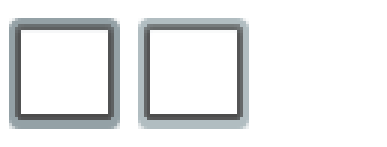
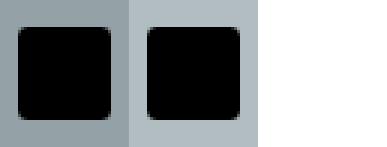
Comparing the layer stacks of the two (387, 147) images. Changes:
removed layer "Слой 3" over [138, 18, 249, 129]
removed layer "Слой 4 копия" (was 70%) over [144, 24, 243, 120]
removed layer "Слой 2" over [9, 18, 120, 129]
removed layer "Слой 4" (was 70%) over [15, 24, 114, 120]
added layer "Слой 9" above "Слой 8 копия" over [129, 0, 258, 147]
added layer "Слой 8 копия" above "Слой 6" over [147, 27, 240, 120]
added layer "Слой 6" above "Слой 8" over [0, 0, 129, 147]
added layer "Слой 8" over [18, 27, 111, 120]
